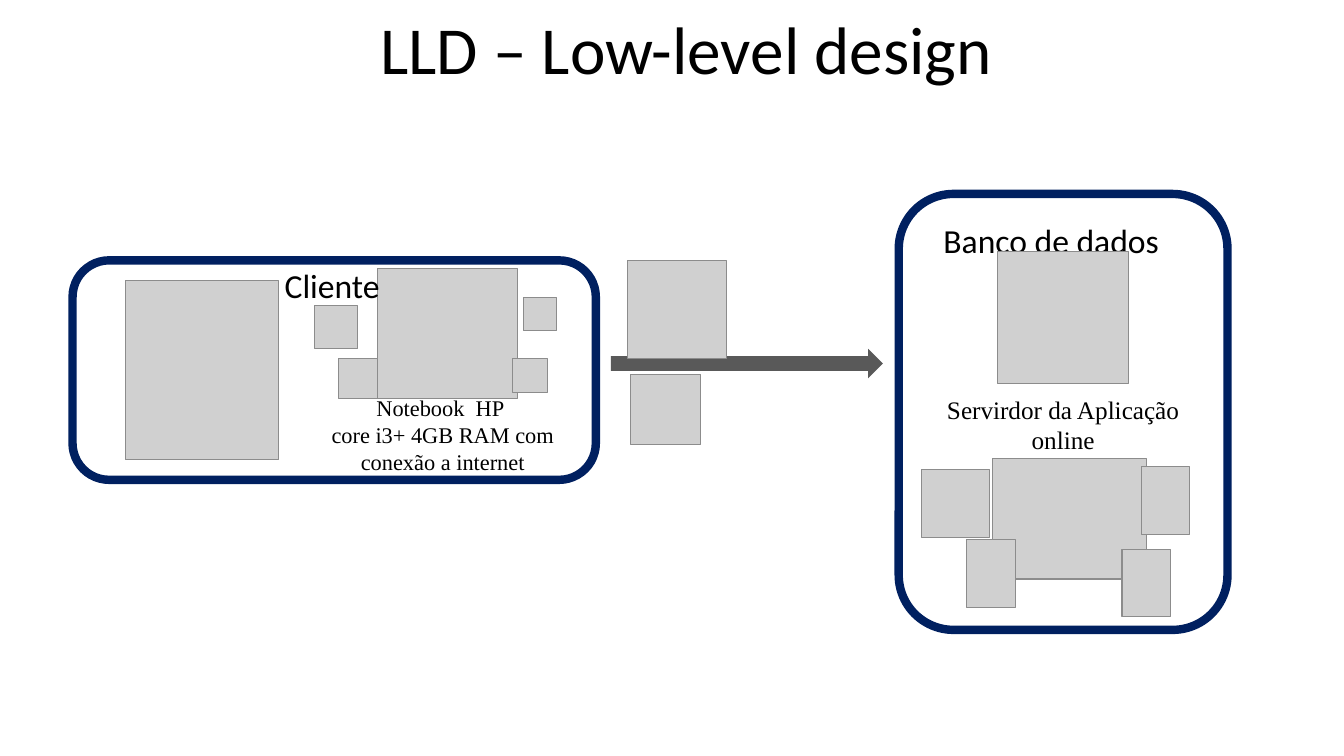
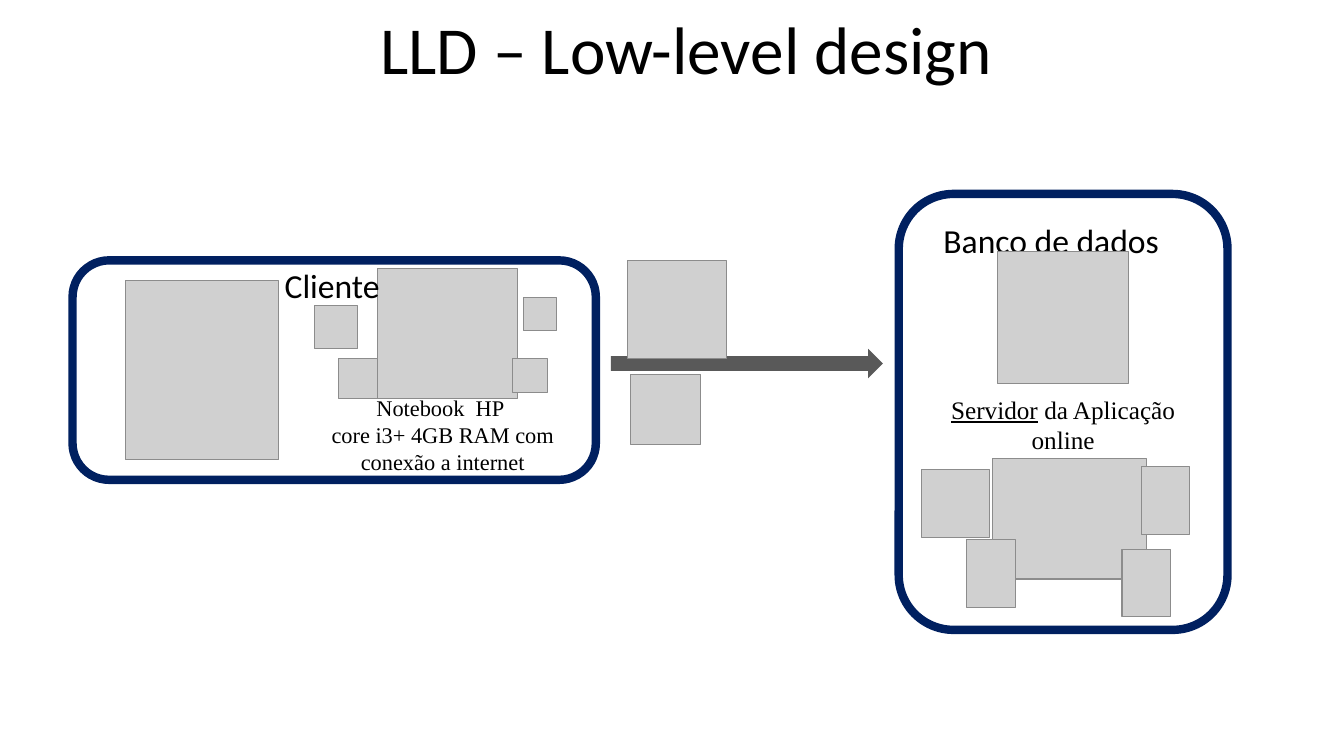
Before and after one commit to vitor-scudeler-lopes23/Estagio, a slide deck: slide 2 of _Projeto-Estagio_/Projeto/Documentação/HLD E LLD.pptx. Drawn at 1344x756 pixels with LibreOffice and Linux fonts; fonts in the diff are those of the drawing; grey boxes stand for pictures. Boxes give left, top, right and bottom in pixels: in the first picture for what was removed or moved away, otherwise in the second. Text is boxed around its words. In the diff, an @@ line names an element or a change of style, - is before the commit and + after.

```diff
--- a/_Projeto-Estagio_/Projeto/Documentação/HLD E LLD.pptx
+++ b/_Projeto-Estagio_/Projeto/Documentação/HLD E LLD.pptx
@@ text at (951, 401, 1175, 450): text changed @@
-Servirdor da Aplicação online
+Servidor da Aplicação online
```
Also in this commit, not shown: 15 other files.
